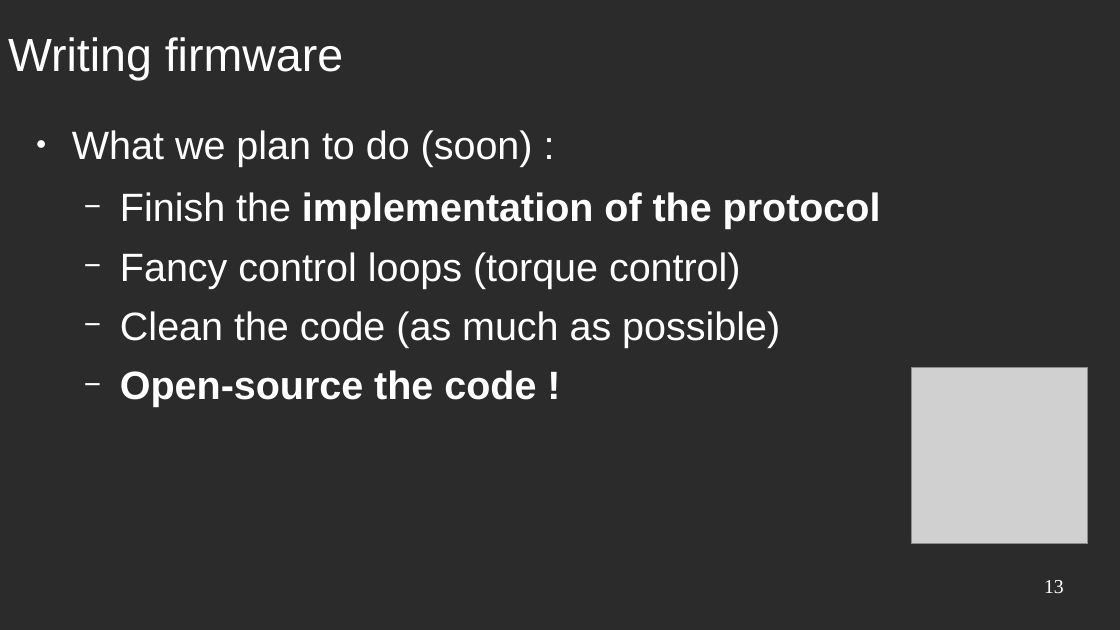
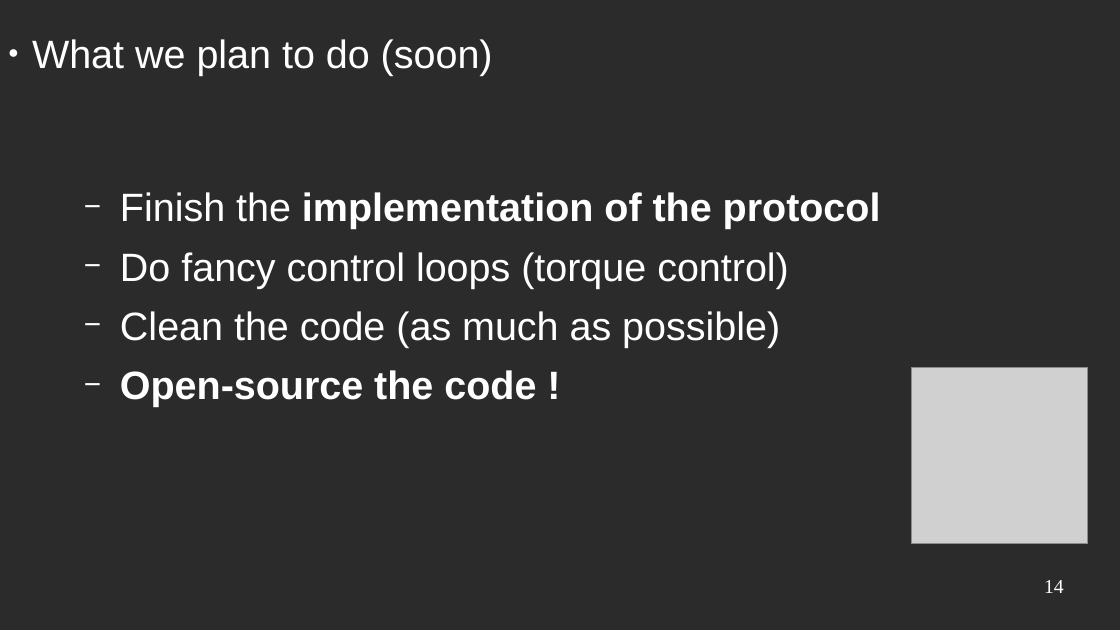
Before and after one commit to RhobanProject/Dynaban, a slide deck: slide 14 of docs/presentation.odp (slide 13 before the commit). Drawn at 1120x630 pixels with LibreOffice and Linux fonts; fonts in the diff are those of the drawing; grey boxes stand for pictures; background and template pictures are left out; a plain dark background stands for a picture behind light text. Boxes give left, top, right and bottom in pixels: in the first picture for what was removed or moved away, otherwise in the second. Text is boxed around its words. In the diff, an @@ line names an element or a change of style, - is before the commit and + after.

```diff
--- a/docs/presentation.odp
+++ b/docs/presentation.odp
@@ title at (x1=32, y1=39, x2=493, y2=76): text changed; size 33 to 28 pt @@
-Writing firmware
+● What we plan to do (soon)
@@ text at (x1=72, y1=130, x2=533, y2=167): paragraph removed @@
-● What we plan to do (soon) :
@@ text at (x1=120, y1=252, x2=789, y2=288): text changed @@
-  − Fancy control loops (torque control)
+  − Do fancy control loops (torque control)
@@ page number at (x1=1044, y1=580, x2=1064, y2=593): text changed @@
-13
+14
```
Also in this commit, not shown: 4 other slides changed, 2 slides added, 1 slide removed, 5 other files.
